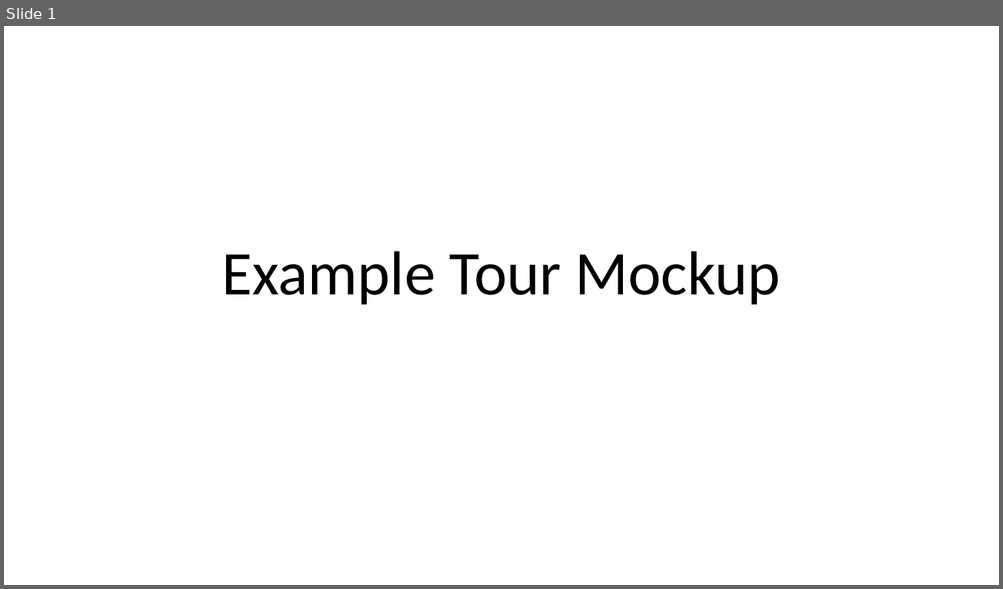
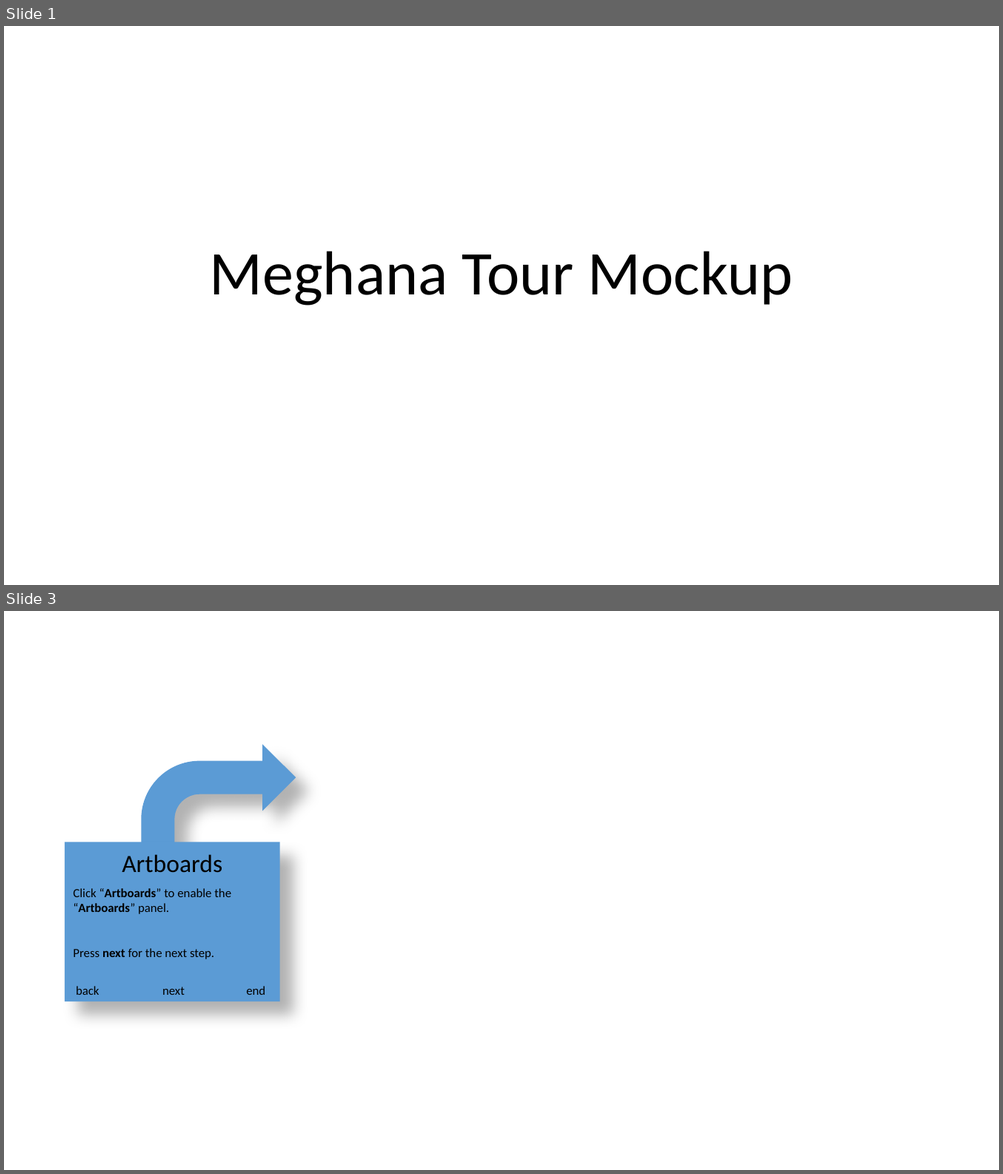
Before and after one commit to ZoeLawson/mcc_tools_tech, a slide deck: Week04-Tours/Homework/meghana_week4_homework/meghana_week4_homework.pptx. Shown one above the other, each under a label of ours: slide 1 before the commit, slides 1 and 3 after it; the slides between them are not shown. The pictures are 1003x589 and 1003x1174 pixels, drawn with LibreOffice and Linux fonts; fonts in the diff are those of the drawing; background and template pictures are left out. Boxes give left, top, right and bottom in pixels: in the first picture for what was removed or moved away, otherwise in the second. Text is boxed around its words. In the diff, an @@ line names an element or a change of style, - is before the commit and + after.

Commit message:
meghana week 4 homework

```diff
--- a/Week04-Tours/Homework/meghana_week4_homework/meghana_week4_homework.pptx
+++ b/Week04-Tours/Homework/meghana_week4_homework/meghana_week4_homework.pptx
@@ slide 3 added at [4, 611, 999, 1170], background picture (left out) @@
@@ bent arrow added at [142, 744, 296, 878], fill #5B9BD5 @@
@@ rectangle added at [65, 843, 280, 1002], fill #5B9BD5 @@
@@ text added at [122, 854, 222, 873], 24 pt, text #000000 @@
+Artboards
@@ text added at [73, 889, 231, 960], 12 pt, text #000000 @@
+Click “Artboards” to enable the “Artboards” panel.
+Press next for the next step.
@@ text added at [76, 986, 99, 995], 12 pt, text #000000 @@
+back
@@ text added at [162, 987, 185, 995], 12 pt, text #000000 @@
+next
@@ text added at [246, 986, 265, 995], 12 pt, text #000000 @@
+end
@@ slide 1 changed as well @@
@@ title at [210, 251, 793, 306]: text changed @@
-Example Tour Mockup
+Meghana Tour Mockup
```
Also in this commit, not shown: 5 other slides added, 4 slides removed.
